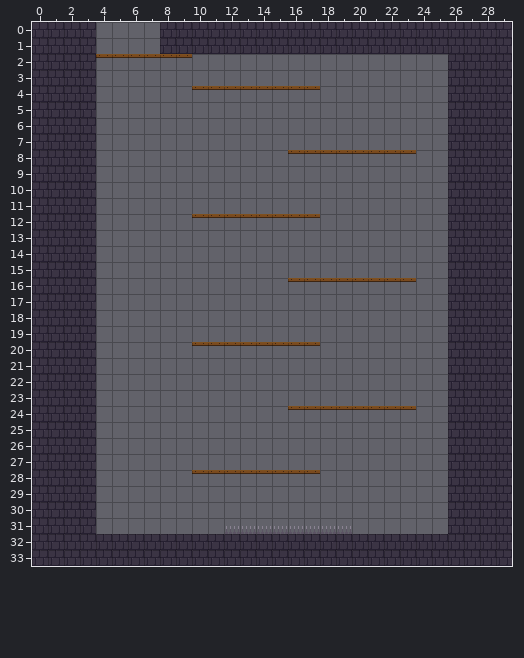
Tiled map (JSON): src/data/rooms/sewer_shaft.tmj. Above, as it was before the edit.
Cells are 16x16 px. Shown: x 0..29, y 0..33.
The result:
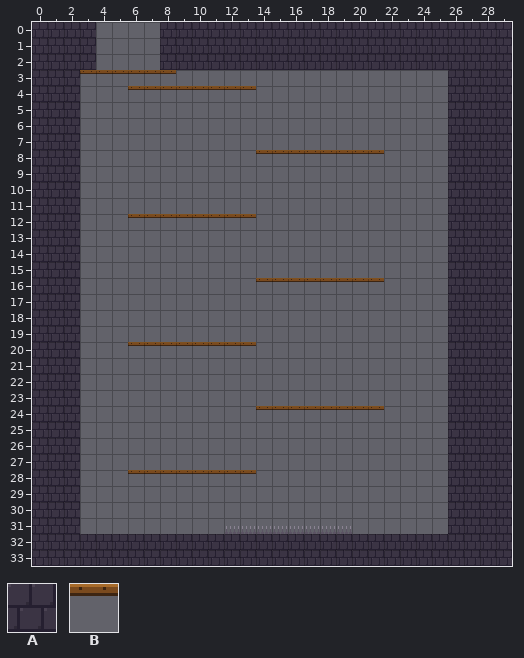
Key: from "istvan": A 1, B 3.
_ is an empty cell.
What changed:
Layer "terrain":
Tile B gives way to tile A in row 2 at x 8 to 9.
The edit adds tile A in row 2 at x 10 to 25.
Tile A gives way to tile B in row 3 at x 3.
The edit adds tile B in row 3 at x 4 to 8; in row 4 at x 6 to 9; in row 8 at x 14 to 15; in row 12 at x 6 to 9; in row 16 at x 14 to 15; in row 20 at x 6 to 9.
The edit adds tile B in row 24 at x 14 to 15; in row 28 at x 6 to 9.
The author cleared tile A in rows 4 to 31 at x 3.
The author cleared tile B in row 2 at x 4 to 7; in row 4 at x 14 to 17; in row 8 at x 22 to 23; in row 12 at x 14 to 17; in row 16 at x 22 to 23; in row 20 at x 14 to 17.
The author cleared tile B in row 24 at x 22 to 23; in row 28 at x 14 to 17.
Where, in picture pixels (left, top, right, bottom), the same in both pictures:
changed: (80, 54, 448, 534)
